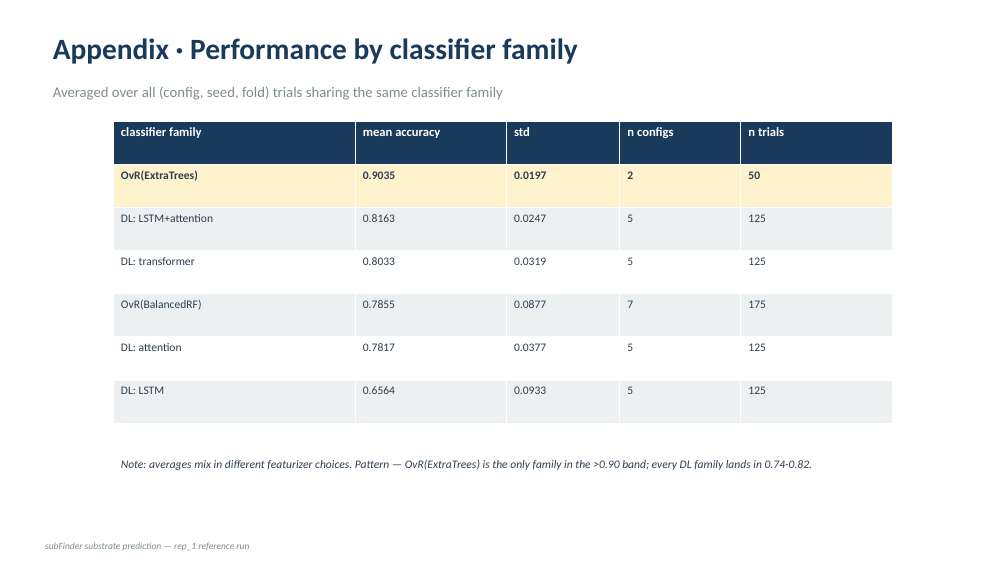
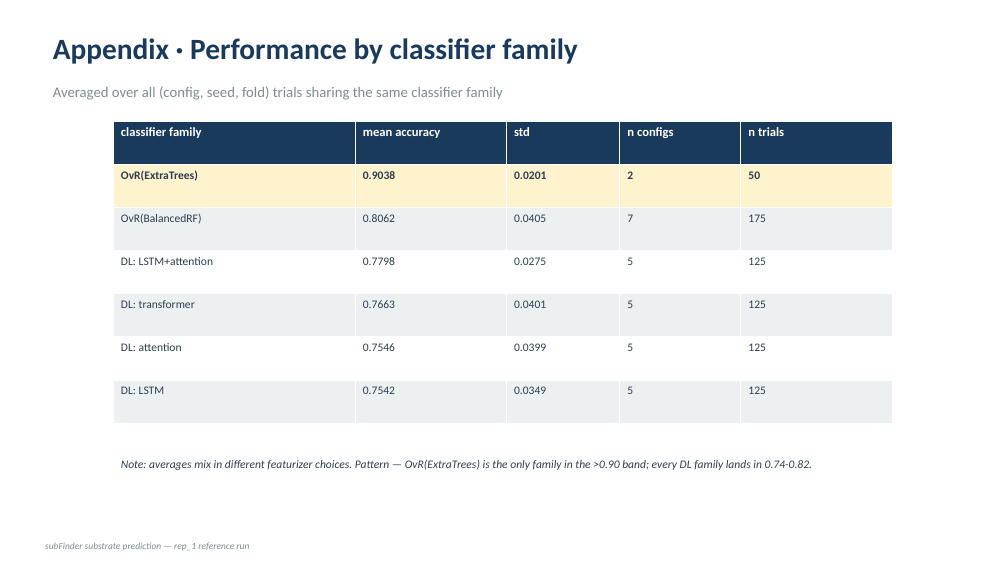
Before and after one commit to vedpiyush93-stack/subFinder_May_Release, a slide deck: slide 18 of docs/deck.pptx. Drawn at 1008x567 pixels with LibreOffice and Linux fonts; fonts in the diff are those of the drawing. Boxes give left, top, right and bottom in pixels: in the first picture for what was removed or moved away, otherwise in the second. Text is boxed around its words. In the diff, an @@ line names an element or a change of style, - is before the commit and + after.

```diff
--- a/docs/deck.pptx
+++ b/docs/deck.pptx
@@ table at (x1=113, y1=121, x2=892, y2=423) @@
-row 2, column 2: 0.9035
+row 2, column 2: 0.9038
-row 2, column 3: 0.0197
+row 2, column 3: 0.0201
-row 3: DL: LSTM+attention | 0.8163 | 0.0247 | 5 | 125
+row 3: OvR(BalancedRF) | 0.8062 | 0.0405 | 7 | 175
-row 4: DL: transformer | 0.8033 | 0.0319 | 5 | 125
+row 4: DL: LSTM+attention | 0.7798 | 0.0275 | 5 | 125
-row 5: OvR(BalancedRF) | 0.7855 | 0.0877 | 7 | 175
+row 5: DL: transformer | 0.7663 | 0.0401 | 5 | 125
-row 6, column 2: 0.7817
+row 6, column 2: 0.7546
-row 6, column 3: 0.0377
+row 6, column 3: 0.0399
-row 7, column 2: 0.6564
+row 7, column 2: 0.7542
-row 7, column 3: 0.0933
+row 7, column 3: 0.0349
```
Also in this commit, not shown: 6 other slides changed, 38 other files.
